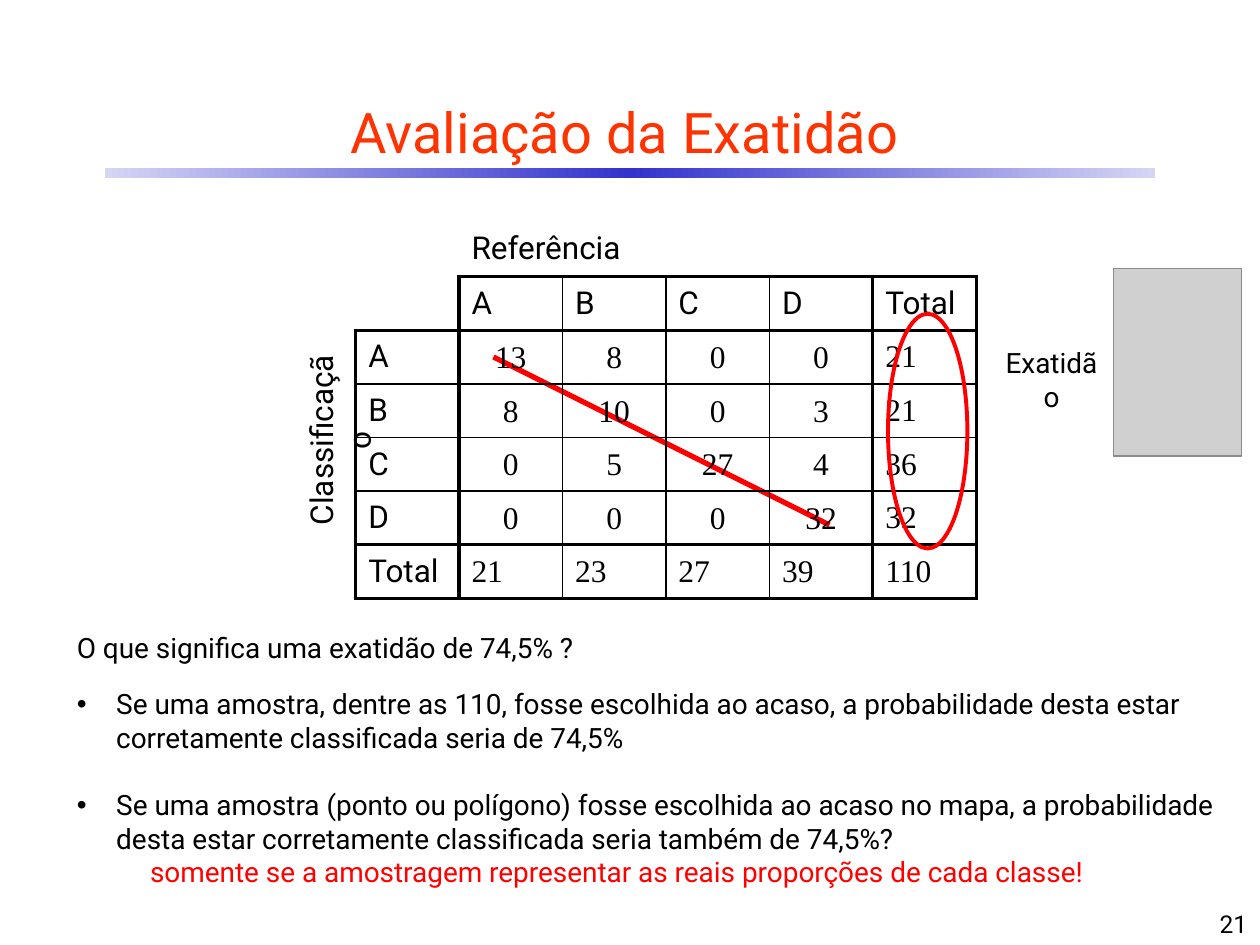
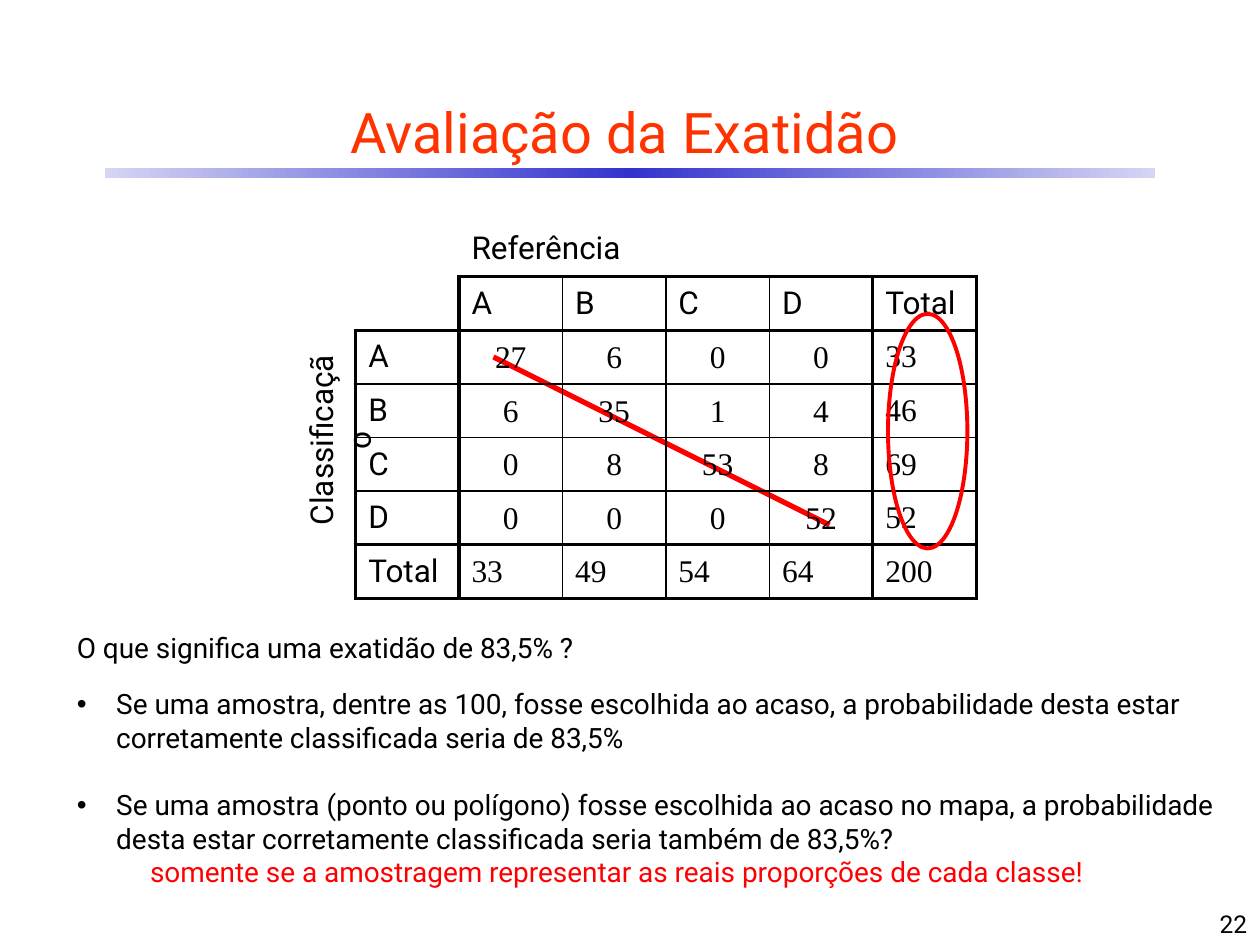
Before and after one commit to CDRenno/Estatistica, a slide deck: slide 22 of ppt/12AvalClass.pptx (slide 21 before the commit). Drawn at 1260x945 pixels with LibreOffice and Linux fonts; fonts in the diff are those of the drawing; grey boxes stand for pictures. Boxes give left, top, right and bottom in pixels: in the first picture for what was removed or moved away, otherwise in the second. Text is boxed around its words. In the diff, an @@ line names an element or a change of style, - is before the commit and + after.

```diff
--- a/ppt/12AvalClass.pptx
+++ b/ppt/12AvalClass.pptx
@@ table at <box>294,220,975,598</box> @@
-row 3:  | A | 13 | 8 | 0 | 0 | 21
+row 3:  | A | 27 | 6 | 0 | 0 | 33
-row 4:  | B | 8 | 10 | 0 | 3 | 21
+row 4:  | B | 6 | 35 | 1 | 4 | 46
-row 5:  | C | 0 | 5 | 27 | 4 | 36
+row 5:  | C | 0 | 8 | 53 | 8 | 69
-row 6, column 6: 32
+row 6, column 6: 52
-row 6, column 7: 32
+row 6, column 7: 52
-row 7:  | Total | 21 | 23 | 27 | 39 | 110
+row 7:  | Total | 33 | 49 | 54 | 64 | 200
@@ picture removed at <box>1114,268,1242,456</box> @@
@@ text at <box>77,636,553,664</box>: text changed @@
-O que significa uma exatidão de 74,5% ?
+O que significa uma exatidão de 83,5% ?
@@ text at <box>116,692,1213,853</box>: text changed @@
-• Se uma amostra, dentre as 110, fosse escolhida ao acaso, a probabilidade desta estar corretamente classificada seria de 74,5%
-• Se uma amostra (ponto ou polígono) fosse escolhida ao acaso no mapa, a probabilidade desta estar corretamente classificada seria também de 74,5%?
+• Se uma amostra, dentre as 100, fosse escolhida ao acaso, a probabilidade desta estar corretamente classificada seria de 83,5%
+• Se uma amostra (ponto ou polígono) fosse escolhida ao acaso no mapa, a probabilidade desta estar corretamente classificada seria também de 83,5%?
@@ page number at <box>1220,915,1248,933</box>: text changed @@
-21
+22
```
Also in this commit, not shown: 45 other slides changed, 18 slides added, 11 slides removed, 1 other file.
